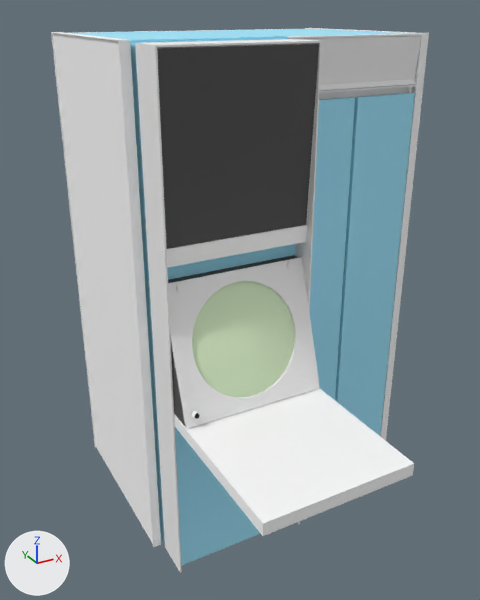
The FBX model Assets/Models/pdp6_340.FBX, before and after one commit.
Camera for both pictures: a camera (50 mm lens) standing at (2.83, -5.39, 4.56) and looking at (5.42, -0.68, 2.2). Lighting does not change. The marker at lower left points along +X, +Y and +Z. Where no turn or scale is listed for an object, it has been applied to the vertices. Vertices at the same position are counted once.

Script lines for the objects in view, before the commit:
```python
me_mesh_003 = bpy.data.meshes.new('Mesh.003')
me_mesh_003.from_pydata(...)  # 24 vertices, 44 faces; spans x -0.608..0.614, y -0.141..0.075, z -0.531..0.95
# faces by material slot: [40, 4]
me_mesh_003.materials.append(mat_white)  # white #ffffff
me_mesh_003.materials.append(mat_black)  # dark grey #4f4f4f
me_mesh_009 = bpy.data.meshes.new('Mesh.009')
me_mesh_009.from_pydata(...)  # a box spanning x -0.61..0.62, y -0.08..0.08, z 0.0..1.53
me_mesh_009.materials.append(mat_blue)  # cyan #a3e8ff
me_mesh_030 = bpy.data.meshes.new('Mesh.030')
me_mesh_030.from_pydata(...)  # a box spanning x -0.03..0.03, y -0.87..0.87, z 0.0..4.35
me_mesh_030.materials.append(mat_white_paint)  # white #ffffff
ob_box070 = bpy.data.objects.new('Box070', me_mesh_003)
ob_box070.location = (5.118, -1.122, 3.376)
ob_box071 = bpy.data.objects.new('Box071', me_mesh_009)
ob_box071.location = (5.118, -1.122, 0.0)
ob_box080 = bpy.data.objects.new('Box080', me_mesh_030)
ob_box080.location = (4.44, -0.005, 0.005)
# also in view: 'Box072' at (5.12, -1.26, 2.16); 'Box078' at (6.4, 0.0, 2.18); 'C-Ext004' at (4.43, -0.01, 2.18); 'frame002' at (5.12, -1.09, 2.17); 'Box073' at (5.12, -1.31, 2.16)
```
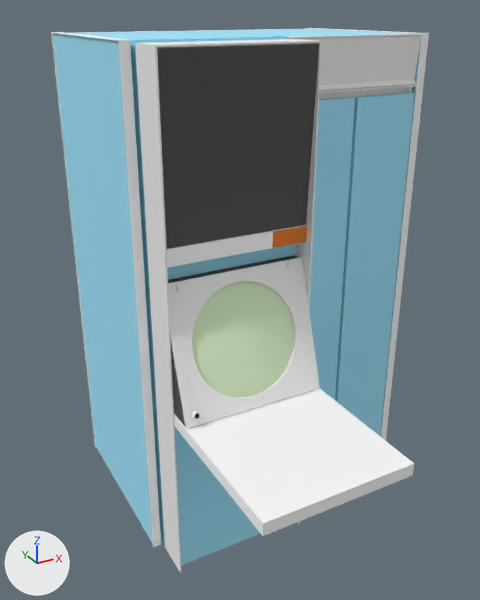
Patch to the scene script:
```diff
--- a/Assets/Models/pdp6_340.FBX.py
+++ b/Assets/Models/pdp6_340.FBX.py
@@ mat_orange @@
+mat_orange = principled_material('orange')
+mat_orange.base_color = (0.733, 0.184, 0.0157)  # orange #de7722
+mat_orange.roughness = 0.859
@@ me_mesh_003 @@
 me_mesh_003.from_pydata(...)  # 24 vertices, 44 faces; spans x -0.608..0.614, y -0.141..0.075, z -0.531..0.95
 # used by ob_box070; location = (5.118, -1.122, 3.376)
+# me_mesh_003 part 1: all 2 faces centred in x 0.403..0.508, y -0.086..-0.083, z -0.485..-0.44 switch from mat_white (white #ffffff) to mat_orange (orange #de7722)
 me_mesh_003.materials.append(mat_black)
@@ me_mesh_030 @@
 me_mesh_030.from_pydata(...)  # 8 vertices, 12 faces; spans x -0.03..0.03, y -0.87..0.87, z 0.0..4.35
-me_mesh_030.materials.append(mat_white_paint)  # white #ffffff
+me_mesh_030.materials.append(mat_blue)  # cyan #a3e8ff
```

Changed parts and their boxes [x1, y1, x2, y2] in the pictures (480 x 600 px):
'Box080', recoloured (white to cyan)
    both: [53, 33, 153, 544]
part 1 of me_mesh_003, recoloured
    both: [272, 226, 307, 248]
